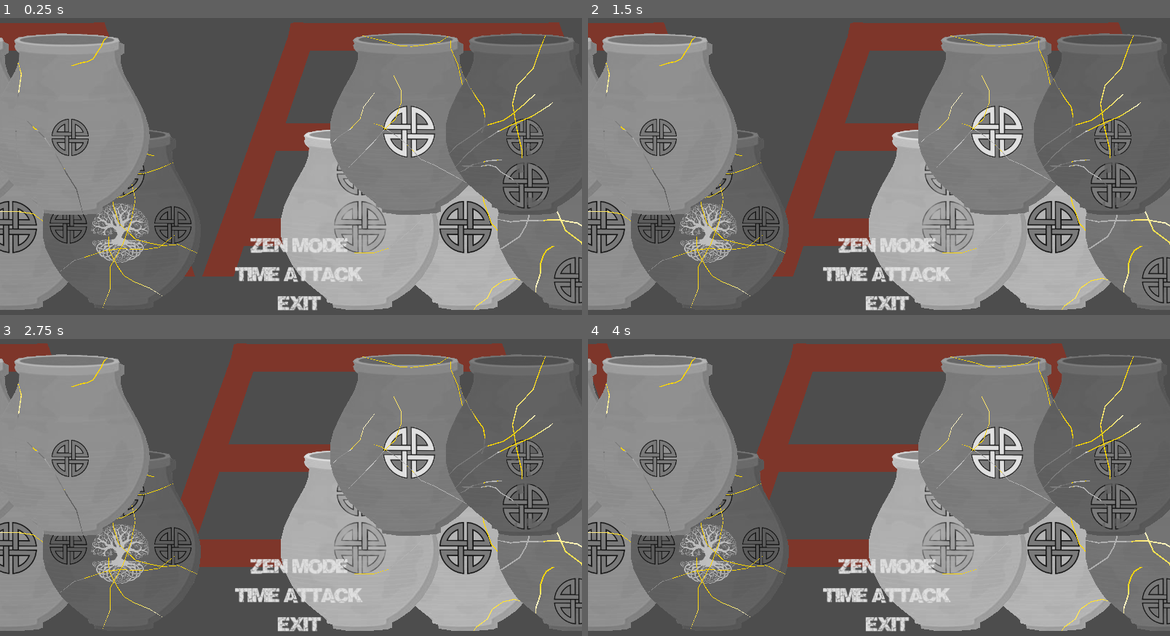
Above: before the commit, frames 1-4 (two rows, left to right).
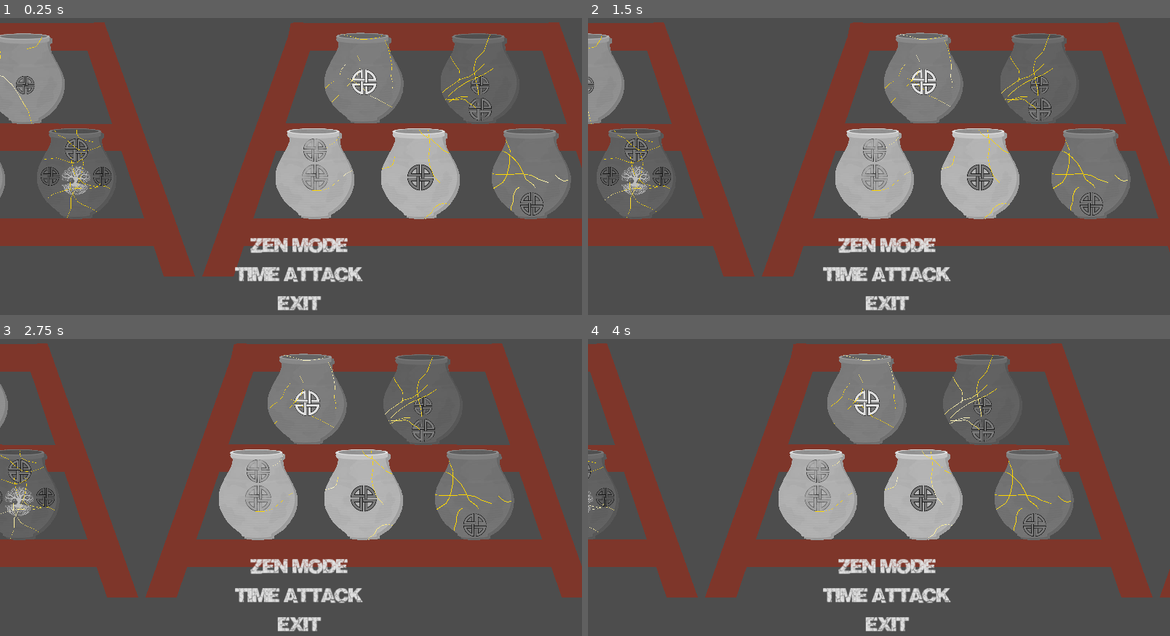
Above: after the commit, the same moments.

Repository: feyrkh/Exploratory
Game: Godot game, scene res://menu/TitleScreen.tscn
Two runs of this game, one before a commit and one after it. Both use one fixed random seed, a clock stepped at 60 frames per second and the inputs below.
Inputs (mouse positions are in pixels of both pictures, inside the frame that each line leads up to):
- Up to frame 1 (0.25 s): no input
- Up to frame 2 (1.5 s): tap Enter at 0.5 s; move the mouse to (1007, 136) at 0.52 s; press the mouse at (1007, 136) at 0.53 s; hold D (right) 0.53-1.25 s; right-click (1007, 136) at 0.8 s; release the mouse at (1007, 136) at 1.25 s; drag from (762, 169) to (849, 216) at 1.27 s
- Up to frame 3 (2.75 s): move the mouse to (349, 401) at 2.02 s; hold D (right) from 2.03 s (still down); hold Right mouse button (rotate_start) from 2.03 s (still down); tap Space (add_crack) at 2.1 s; click (349, 401) at 2.17 s
- Up to frame 4 (4 s): release D (right) at 2.75 s; release Right mouse button (rotate_start) at 2.75 s; drag from (849, 537) to (704, 425) at 2.77 s; move the mouse to (1053, 523) at 3.52 s; hold A (left) from 3.53 s (still down); hold Tab (change_click_mode) from 3.53 s (still down); click (1053, 523) at 3.67 s; right-click (1053, 523) at 3.8 s

The runs differ from the first frame. In frame 1, 49% of the frame differs, in the area x 0-100%, y 4-99%; in frame 2, 54%; in frame 3, 57%; in frame 4, 57%.

Commit message:
Fix physics freeze

Diff:
--- a/pottery/ArcheologyItem.gd
+++ b/pottery/ArcheologyItem.gd
@@ -198,11 +198,11 @@
 func apply_global_settings():
 	if !is_display:
 		lock_rotation = Global.lock_rotation
-		set_deferred("freeze", Global.freeze_pieces)
+		safe_freeze(Global.freeze_pieces)
 		global_collide(Global.collide)
 	else:
 		lock_rotation = true
-		set_deferred("freeze", true)
+		safe_freeze(true)
 		global_collide(false)
 
 func global_lock_rotation(val:bool):
@@ -214,7 +214,7 @@
 func global_freeze_pieces(val:bool):
 	# Called by Global.freeze_pieces. Only applied if we're not already interacting with the current item.
 	if drag_start_item == null and rotate_start_item == null:
-		set_deferred("freeze", val)
+		safe_freeze(val)
 
 func global_collide(val:bool):
 	# Called by Global.collide when piece collisions should be disabled
@@ -237,7 +237,7 @@
 	new_scene.global_rotation = global_rotation
 	new_scene.collision.polygon = new_polygon
 	new_scene.collision_mask = collision_mask
-	new_scene.set_deferred("freeze", freeze)
+	new_scene.safe_freeze(freeze)
 	new_scene.lock_rotation = lock_rotation
 	new_scene.scale = scale
 	new_scene.shatter_size = shatter_size
@@ -324,7 +324,7 @@
 				drag_start_mouse = get_global_mouse_position()
 				drag_start_item = global_position
 				lock_rotation = true
-				set_deferred("freeze", false)
+				safe_freeze(false)
 				var prev_top = get_parent().get_child(-1)
 				get_parent().move_child(self, -1)
 				get_viewport().set_input_as_handled()
@@ -335,7 +335,7 @@
 				rotate_start_item = global_rotation
 				rotate_start_item_com_position = to_global(center_of_mass)
 				lock_rotation = false
-				set_deferred("freeze", false)
+				safe_freeze(false)
 				print("Mouse at ", get_global_mouse_position(), ", COM at ", to_global(center_of_mass))
 				print("Starting rotate, initial rotation=", rad_to_deg(global_rotation), ", mouse start angle=", rad_to_deg(rotate_start_mouse))
 		if drag_start_mouse != null and event.is_action_released("drag_start"):
@@ -345,14 +345,14 @@
 			if hover_idx == -1:
 				_on_mouse_shape_exited(-1)
 			lock_rotation = Global.lock_rotation
-			set_deferred("freeze", Global.freeze_pieces)
+			safe_freeze(Global.freeze_pieces)
 			#print("Ending drag")
 		elif rotate_start_mouse != null and event.is_action_released("rotate_start"):
 			rotate_start_mouse = null
 			rotate_start_item = null
 			target_rot = null
 			lock_rotation = Global.lock_rotation
-			set_deferred("freeze", Global.freeze_pieces)
+			safe_freeze(Global.freeze_pieces)
 			print("Stopping rotate")
 	elif drag_start_mouse != null and event is InputEventMouseMotion:
 		target_pos = get_global_mouse_position()
@@ -368,7 +368,7 @@
 		state.transform = state.transform.rotated(reset_rotation)
 		state.transform.origin = reset_position
 		reset_position = null
-		set_deferred("freeze", Global.freeze_pieces)
+		safe_freeze(Global.freeze_pieces)
 	if target_pos != null:
 		var desired_motion = drag_start_item - global_position + target_pos - drag_start_mouse
 		state.linear_velocity = desired_motion * 25
@@ -788,6 +788,14 @@
 	$StructurePct.text = "avg displace: "+str(snapped(avg_displacements/num_polygons/total_area, 0.01))+"\ncomplete: "+str(snapped(area_pct*100, 0.1))+"%"
 	result['displace'] = avg_displacements/num_polygons/total_area
 
-
 func _on_timer_timeout():
 	recalculate_structure_completion()
+
+func safe_freeze(val:bool):
+	freeze = val
+	var cur_mode = PhysicsServer2D.body_get_mode(get_rid())
+	if !val:
+		if cur_mode != PhysicsServer2D.BodyMode.BODY_MODE_RIGID_LINEAR and cur_mode != PhysicsServer2D.BodyMode.BODY_MODE_RIGID:
+			set_deferred("freeze", val)
+	elif cur_mode != PhysicsServer2D.BodyMode.BODY_MODE_STATIC:
+			set_deferred("freeze", val)
